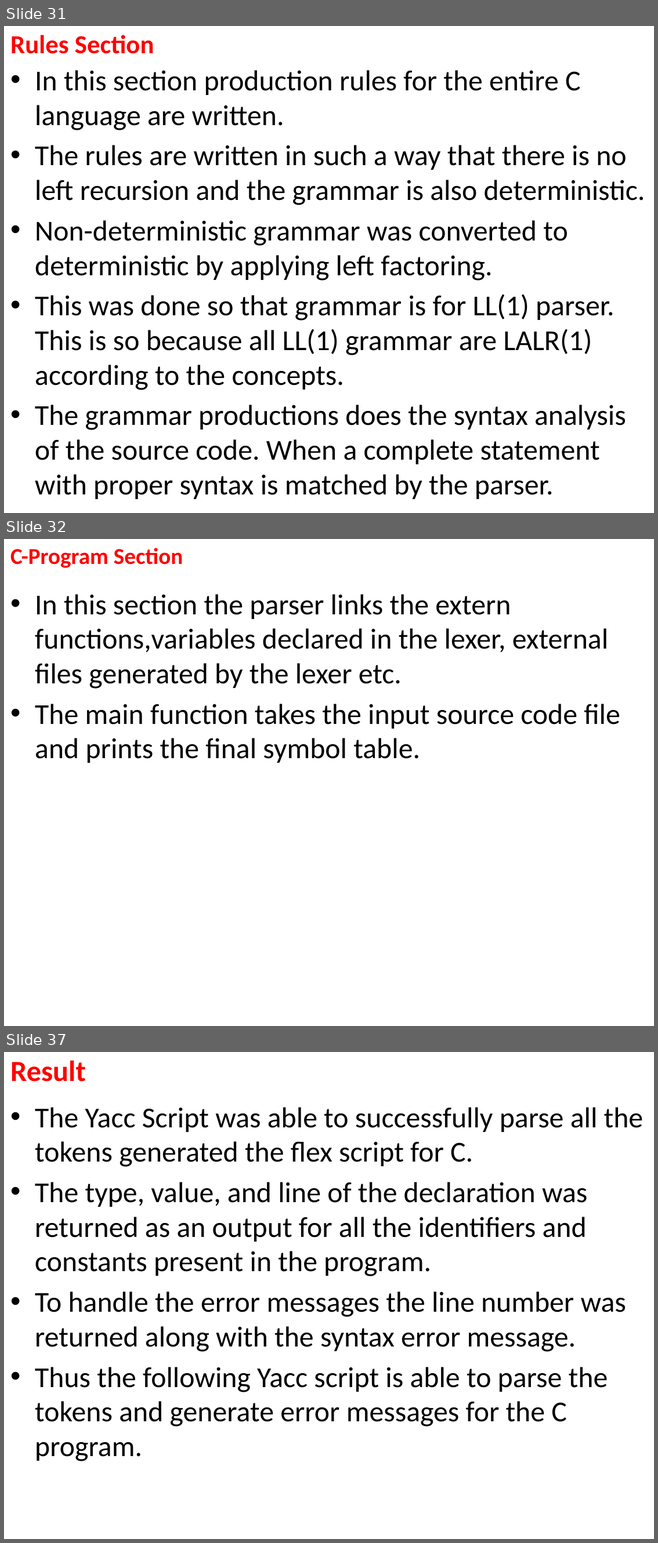
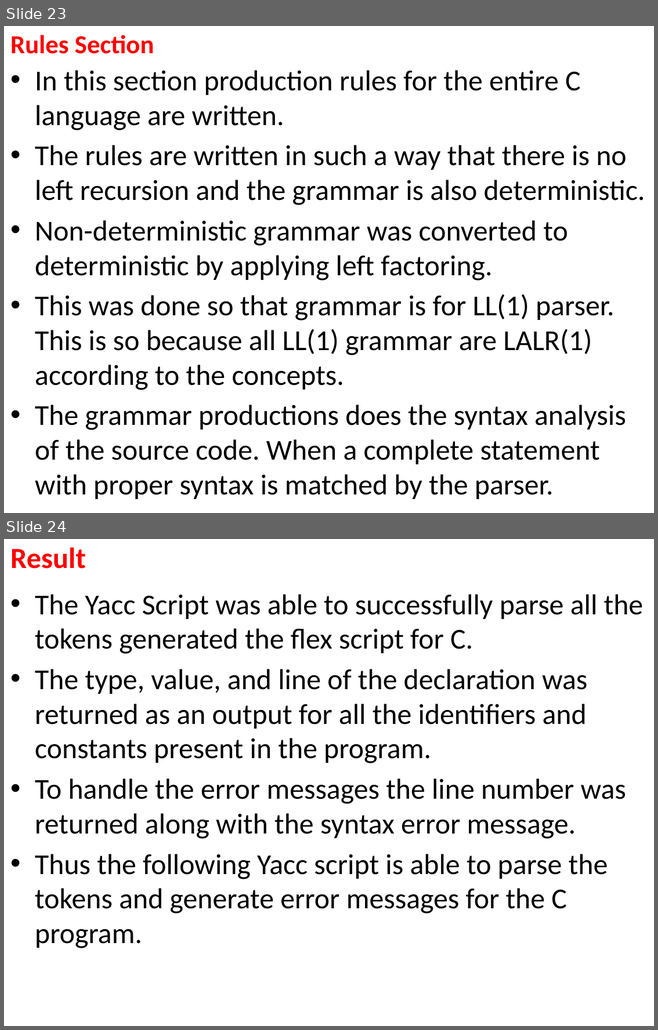
Before and after one commit to TusharPani14/c_compiler_design, a slide deck: CD PPT.pptx. Shown one above the other, each under a label of ours: slides 31, 32 and 37 before the commit, slides 23 and 24 after it; the slides between them are not shown. The pictures are 658x1543 and 658x1030 pixels, drawn with LibreOffice and Linux fonts; fonts in the diff are those of the drawing. Boxes give left, top, right and bottom in pixels: in the first picture for what was removed or moved away, otherwise in the second. Text is boxed around its words. In the diff, an @@ line names an element or a change of style, - is before the commit and + after.

```diff
--- a/CD PPT.pptx
+++ b/CD PPT.pptx
@@ slide 32 removed at (4,539,654,1026), background #FFFFFF @@
@@ title removed at (10,548,183,568) @@
-C-Program Section
@@ text removed at (35,594,619,763) @@
-• In this section the parser links the extern functions,variables declared in the lexer, external files generated by the lexer etc.
-• The main function takes the input source code file and prints the final symbol table.
@@ what was slide 31 is now slide 23 @@
@@ what was slide 37 is now slide 24 @@
```
Also in this commit, not shown: 4 slides changed, 3 slides added, 15 other slides removed, 2 other files.
